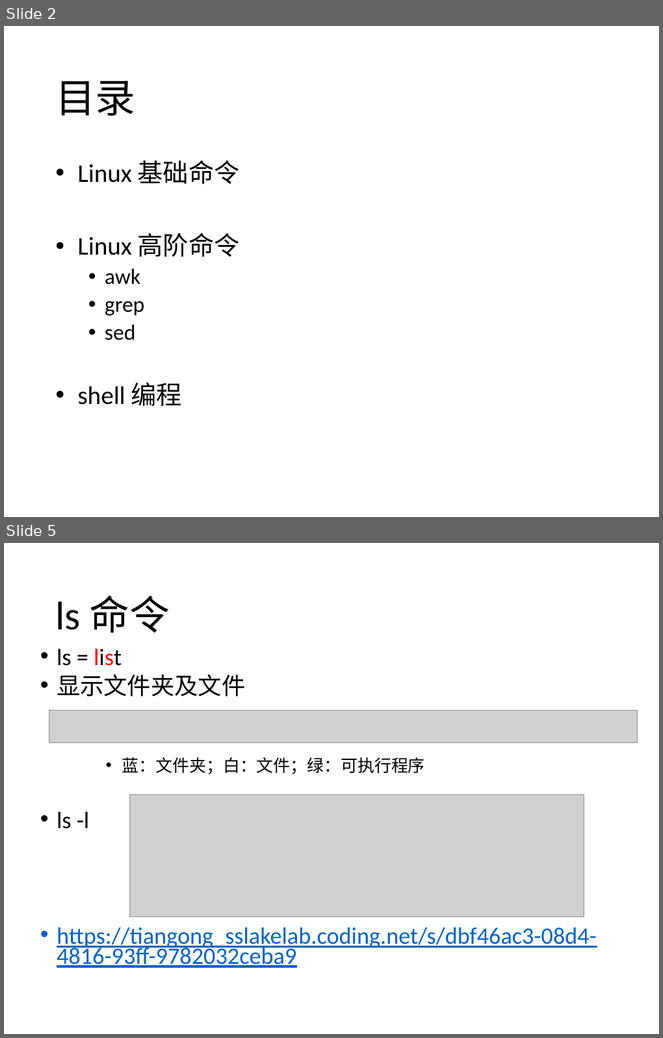
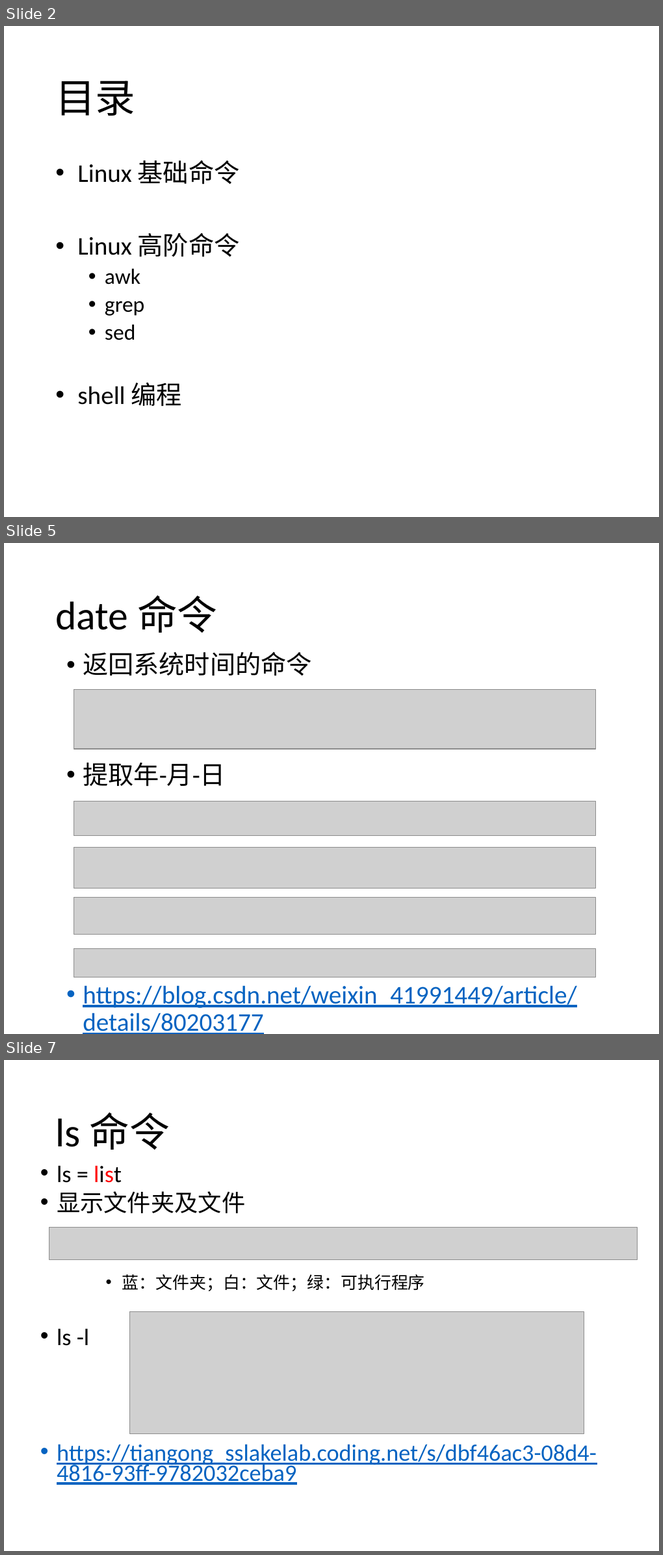
Before and after one commit to SSlakeLabTiangong/2019_workshop, a slide deck: 03_Linux101/Linux101.pptx. Shown one above the other, each under a label of ours: slides 2 and 5 before the commit, slides 2, 5 and 7 after it; the slides between them are not shown. The pictures are 663x1038 and 663x1555 pixels, drawn with LibreOffice and Linux fonts; fonts in the diff are those of the drawing; grey boxes stand for pictures. Boxes give left, top, right and bottom in pixels: in the first picture for what was removed or moved away, otherwise in the second. Text is boxed around its words. In the diff, an @@ line names an element or a change of style, - is before the commit and + after.

```diff
--- a/03_Linux101/Linux101.pptx
+++ b/03_Linux101/Linux101.pptx
@@ slide 5 added at box(4, 543, 659, 1034), background #FFFFFF @@
@@ title added at box(55, 595, 217, 633), 44 pt, text #000000 @@
+date 命令
@@ text added at box(83, 652, 577, 1034), 28 pt, text #0563C1, underline @@
+• 返回系统时间的命令
+• 提取年-月-日
+• https://blog.csdn.net/weixin_41991449/article/details/80203177
@@ picture added at box(74, 690, 596, 750) @@
@@ picture added at box(74, 801, 596, 836) @@
@@ picture added at box(74, 848, 596, 888) @@
@@ picture added at box(74, 898, 596, 935) @@
@@ picture added at box(74, 949, 596, 978) @@
@@ what was slide 5 is now slide 7 @@
```
Also in this commit, not shown: 9 slides changed, 9 other slides added.
